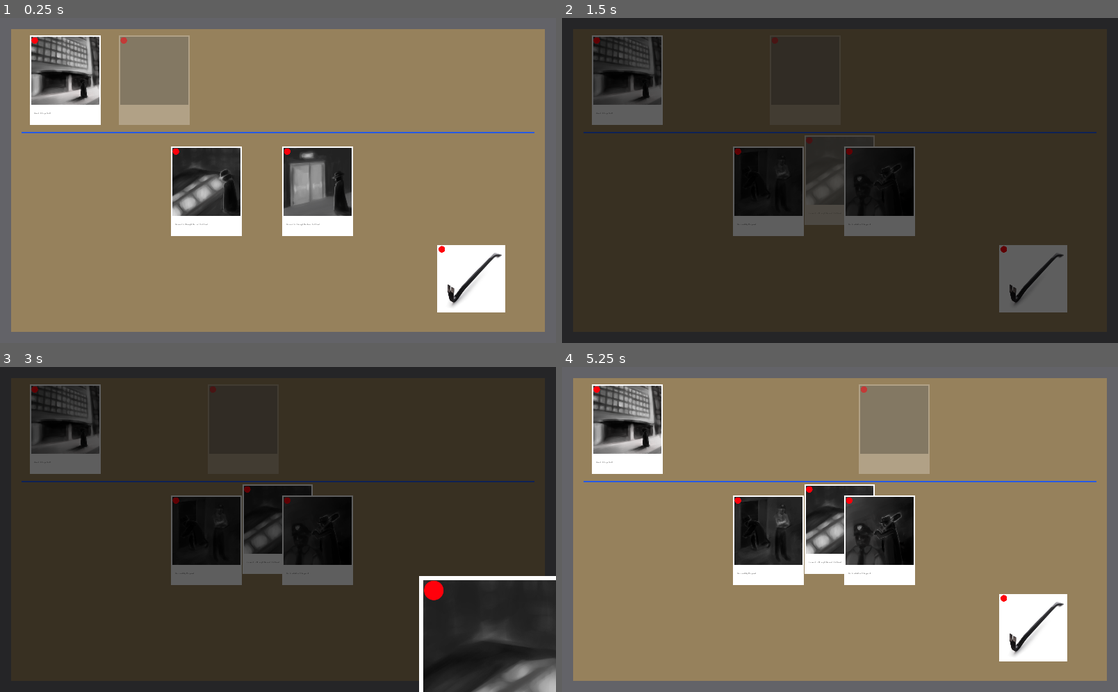
Above: before the commit, frames 1-4 (two rows, left to right).
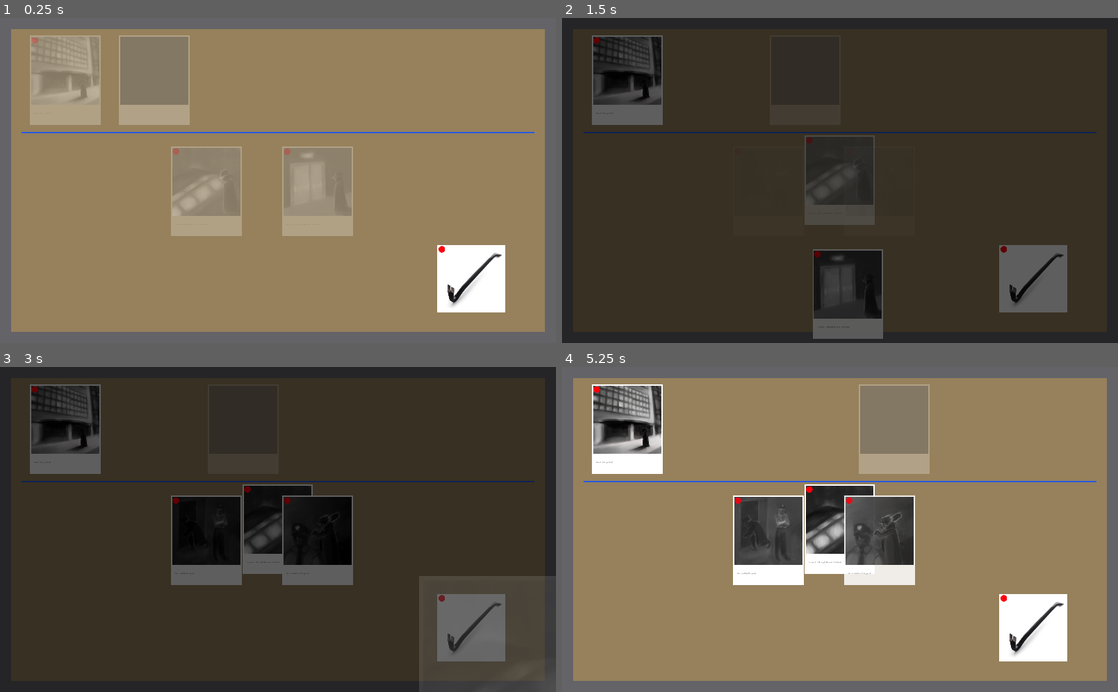
Above: after the commit, the same moments.

Repository: IanWark/VGADGameJamWinter2019
Game: Godot game, scene res://scenes/game_screen.tscn
Two runs of this game, one before a commit and one after it. Both use one fixed random seed, a clock stepped at 60 frames per second and the inputs below.
Inputs (mouse positions are in pixels of both pictures, inside the frame that each line leads up to):
- Up to frame 1 (0.25 s): no input
- Up to frame 2 (1.5 s): move the mouse to (628, 79) at 0.52 s; press the mouse at (628, 79) at 0.53 s; tap Enter at 1.25 s; move the mouse to (717, 79) at 1.27 s; release the mouse at (717, 79) at 1.28 s; right-click (717, 79) at 1.35 s
- Up to frame 3 (3 s): tap Space at 2 s; move the mouse to (244, 428) at 2.02 s; press the mouse at (244, 428) at 2.03 s; tap Enter at 2.75 s; move the mouse to (278, 529) at 2.77 s; release the mouse at (278, 529) at 2.78 s; right-click (278, 529) at 2.85 s
- Up to frame 4 (5.25 s): move the mouse to (1034, 627) at 3.52 s; press the mouse at (1034, 627) at 3.53 s; tap Space at 4.25 s; move the mouse to (767, 539) at 4.27 s; release the mouse at (767, 539) at 4.28 s; right-click (767, 539) at 4.35 s; move the mouse to (895, 428) at 5.02 s; press the mouse at (895, 428) at 5.03 s

The runs differ from the first frame. In frame 1, 9.9% of the frame differs, in the area x 5-64%, y 5-68%; in frame 2, 9.1%; in frame 3, 7.5%; in frame 4, 5.2%.
Error before the commit: Attempt to call function 'hide' in base 'null instance' on a null instance. (res://scripts/events/event_1_unknown.gd:34)

Commit message:
add event creation and destruction animations

Diff:
--- a/scenes/events/event.tscn
+++ b/scenes/events/event.tscn
@@ -1,15 +1,53 @@
-[gd_scene load_steps=8 format=2]
+[gd_scene load_steps=10 format=2]
 
 [ext_resource path="res://art/event_shape.png" type="Texture" id=1]
 [ext_resource path="res://scripts/event.gd" type="Script" id=2]
 [ext_resource path="res://art/event_background.png" type="Texture" id=3]
 [ext_resource path="res://art/events/event_0_jam.png" type="Texture" id=4]
-[ext_resource path="res://scenes/pin.tscn" type="PackedScene" id=5]
+[ext_resource path="res://art/pin.png" type="Texture" id=5]
 
 [sub_resource type="RectangleShape2D" id=1]
 
 custom_solver_bias = 0.0
 extents = Vector2( 260, 340 )
+
+[sub_resource type="Animation" id=4]
+
+resource_name = "create"
+length = 1.0
+loop = false
+step = 0.1
+tracks/0/type = "value"
+tracks/0/path = NodePath(".:modulate")
+tracks/0/interp = 1
+tracks/0/loop_wrap = true
+tracks/0/imported = false
+tracks/0/enabled = true
+tracks/0/keys = {
+"times": PoolRealArray( 0, 1 ),
+"transitions": PoolRealArray( 1, 1 ),
+"update": 0,
+"values": [ Color( 1, 1, 1, 0 ), Color( 1, 1, 1, 1 ) ]
+}
+
+[sub_resource type="Animation" id=3]
+
+resource_name = "destroy"
+length = 1.0
+loop = false
+step = 0.1
+tracks/0/type = "value"
+tracks/0/path = NodePath(".:modulate")
+tracks/0/interp = 1
+tracks/0/loop_wrap = true
+tracks/0/imported = false
+tracks/0/enabled = true
+tracks/0/keys = {
+"times": PoolRealArray( 0, 1 ),
+"transitions": PoolRealArray( 1, 1 ),
+"update": 0,
+"values": [ Color( 1, 1, 1, 1 ), Color( 1, 1, 1, 0 ) ]
+}
 
 [sub_resource type="Animation" id=2]
 
@@ -84,9 +122,11 @@
 max_lines_visible = -1
 _sections_unfolded = [ "custom_colors" ]
 
-[node name="pin" parent="." index="4" instance=ExtResource( 5 )]
+[node name="Pin" type="Sprite" parent="." index="4"]
 
-position = Vector2( -224.028, -294.035 )
+position = Vector2( -223.804, -293.952 )
+texture = ExtResource( 5 )
+_sections_unfolded = [ "Transform" ]
 
 [node name="AnimationPlayer" type="AnimationPlayer" parent="." index="5"]
 
@@ -95,9 +135,13 @@
 playback_process_mode = 1
 playback_default_blend_time = 0.0
 playback_speed = 1.0
+anims/create = SubResource( 4 )
+anims/destroy = SubResource( 3 )
 anims/fade_in = SubResource( 2 )
 blend_times = [  ]
 
 [connection signal="mouse_entered" from="Area2D" to="." method="_on_Area2D_mouse_entered"]
 
 [connection signal="mouse_exited" from="Area2D" to="." method="_on_Area2D_mouse_exited"]
+
+[connection signal="animation_finished" from="AnimationPlayer" to="." method="_on_AnimationPlayer_animation_finished"]
--- a/scripts/event.gd
+++ b/scripts/event.gd
@@ -14,6 +14,10 @@
 
 func get_event_type():
 	return EVENT
+
+func _ready():
+	._ready()
+	anim_player.play("create")
 
 func _process(delta):
 	view_item_check()
@@ -44,6 +48,10 @@
 				# Move event down and place it a bit randomly to avoid overlap
 				position = area_parent.global_position + Vector2(randi()%41-21, 200 + randi()%41-21)
 
+func remove_event():
+	set_locked()
+	anim_player.play("destroy")
+
 func mouse_dragging(delta):
 	var event_unknown = main.event_unknown
 	if event_unknown != null:
@@ -54,3 +62,7 @@
 func mouse_released():
 	check_for_submission()
 	.mouse_released()
+
+func _on_AnimationPlayer_animation_finished(anim_name):
+	if anim_name == "destroy":
+		queue_free()
--- a/scripts/main.gd
+++ b/scripts/main.gd
@@ -73,7 +73,7 @@
 		event_unknown.queue_free()
 		event_unknown = null
 
-		wrong_answer.queue_free()
+		wrong_answer.remove_event()
 
 		# Get new container for a locked event
 		var new_locked_container = event_pos_template.duplicate()
